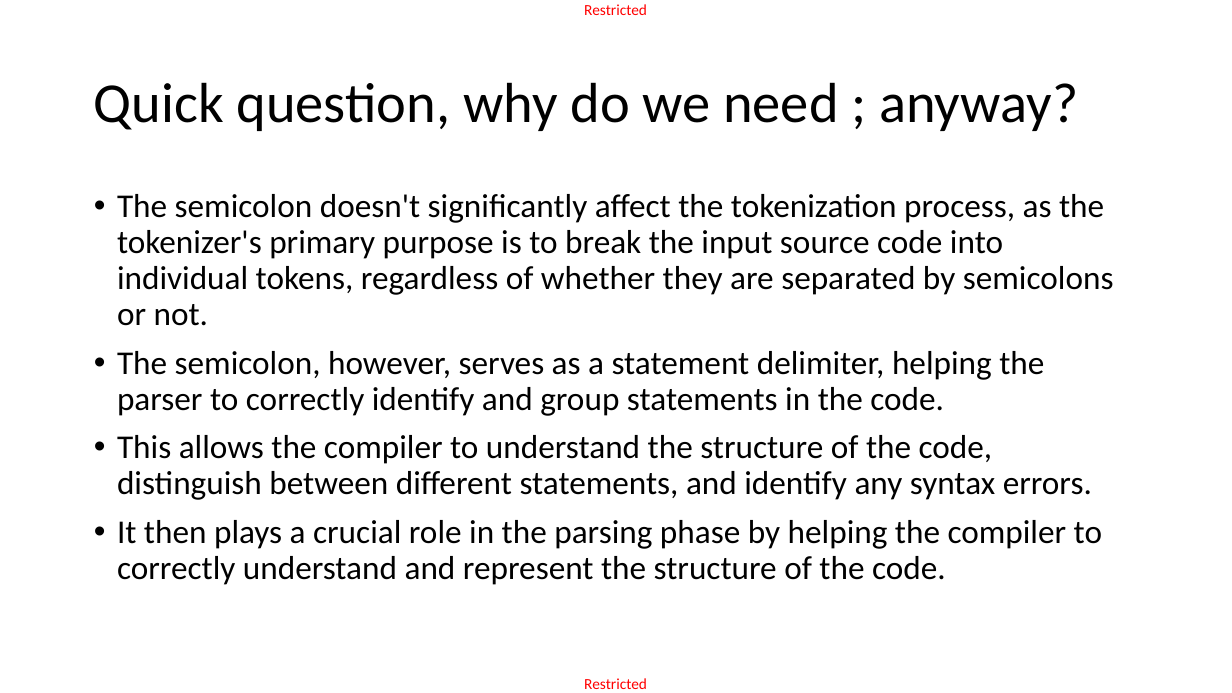
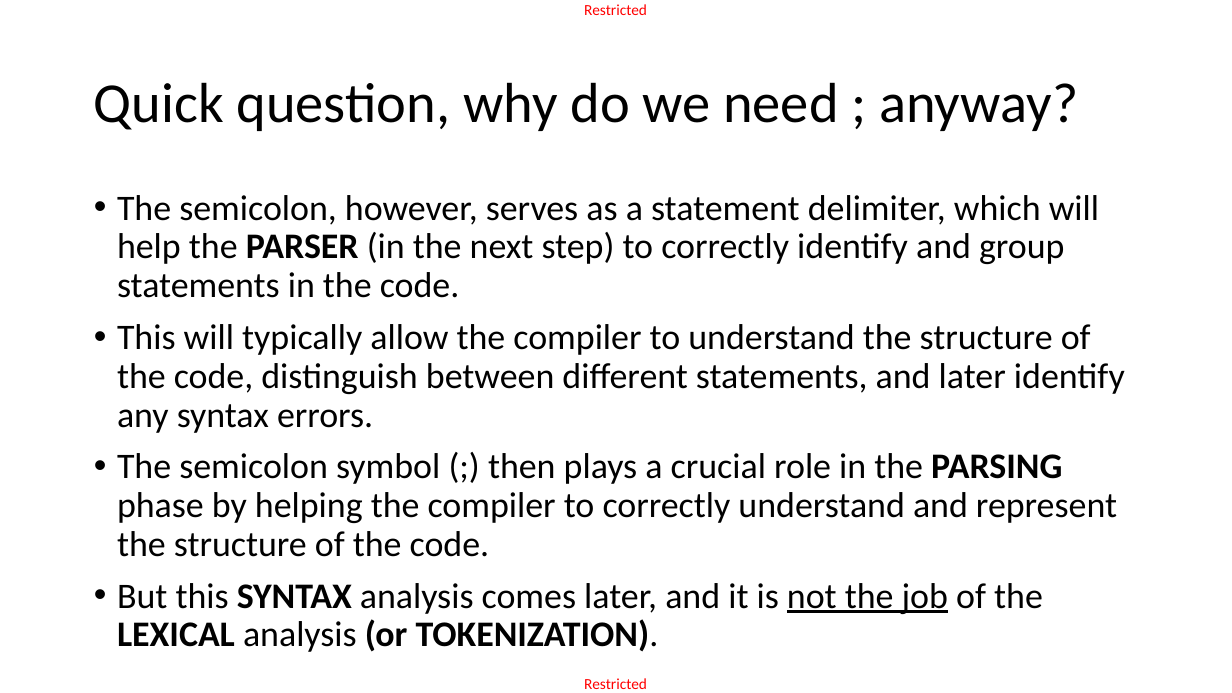
Before and after one commit to matthieudemari/SUTD_PLC_50_051, a slide deck: slide 38 of W9/W9S3/W9S3.pptx (slide 12 before the commit). Drawn at 1232x693 pixels with LibreOffice and Linux fonts; fonts in the diff are those of the drawing. Boxes give left, top, right and bottom in pixels: in the first picture for what was removed or moved away, otherwise in the second. Text is boxed around its words. In the diff, an @@ line names an element or a change of style, - is before the commit and + after.

Commit message:
More progress on the Tokenization part.

```diff
--- a/W9/W9S3/W9S3.pptx
+++ b/W9/W9S3/W9S3.pptx
@@ text at [117,195,1125,652]: text changed; size 25.9 to 28 pt @@
-• The semicolon doesn't significantly affect the tokenization process, as the tokenizer's primary purpose is to break the input source code into individual tokens, regardless of whether they are separated by semicolons or not.
-• The semicolon, however, serves as a statement delimiter, helping the parser to correctly identify and group statements in the code.
-• This allows the compiler to understand the structure of the code, distinguish between different statements, and identify any syntax errors.
-• It then plays a crucial role in the parsing phase by helping the compiler to correctly understand and represent the structure of the code.
+• The semicolon, however, serves as a statement delimiter, which will help the PARSER (in the next step) to correctly identify and group statements in the code.
+• This will typically allow the compiler to understand the structure of the code, distinguish between different statements, and later identify any syntax errors.
+• The semicolon symbol (;) then plays a crucial role in the PARSING phase by helping the compiler to correctly understand and represent the structure of the code.
+• But this SYNTAX analysis comes later, and it is not the job of the LEXICAL analysis (or TOKENIZATION).
```
Also in this commit, not shown: 11 other slides changed, 32 slides added, 11 slides removed, 13 other files.
